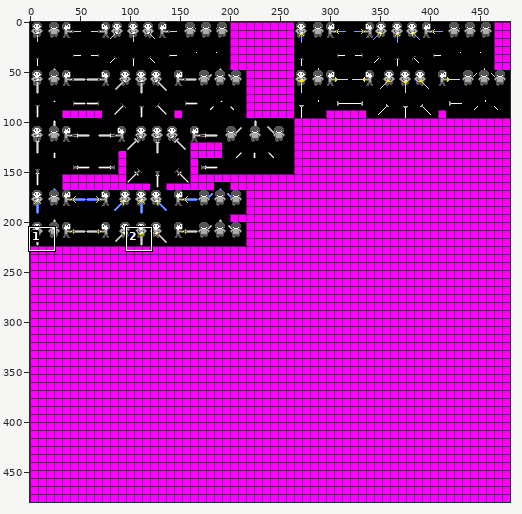
Sprite sheet -- res/Sprites/Player_Sprites/player_sword_sheet.png. Above: a wide view before the commit, with the close-up outlined.
Close-up. Earlier state:
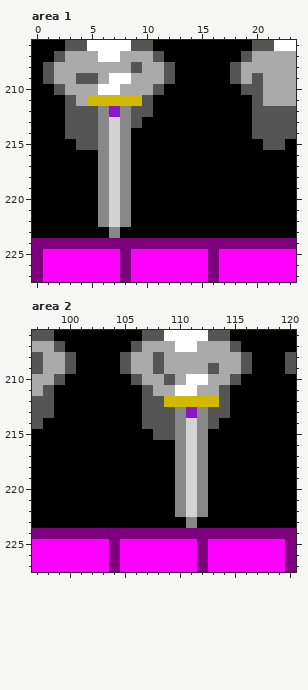
The file is 480x480 pixels. Colours within 5 levels of each other are drawn and written as one. Shown: area 1: x 0..23, y 206..227; area 2: x 97..120, y 206..227. The commit also changed other parts of the picture, which this record leaves out.
After:
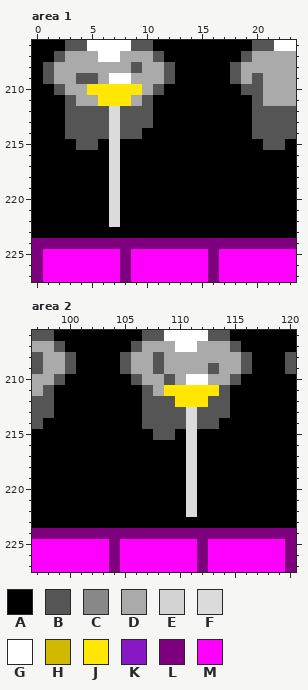
Palette (. is transparent): A #000000  B #555555  C #888888  D #aaaaaa  E #d3d3d3  F #dbdbdb  G #ffffff  H #d1b902  J #ffe603  K #8818c5  L #7f007f  M #ff00ff
The edit:
Area 1:
y 210: x 5..9 DGGDD -> JJJJJ
y 211: x 5..9 HHHHH -> DJJJD
y 212: x 6..8 CKC -> BFB
y 213: x 6..8 CEC -> BFB; x 10 A -> B
y 214: x 6..9 CECA -> BFBB
y 215..222: x 6..8 CEC -> AFA
y 223: x 7 C -> A
Area 2:
y 211: x 109..113 DGGDD -> JJJJJ
y 212: x 109..113 HHHHH -> BJJJB
y 213: x 110..112 CKC -> BFB
y 214: x 110..112 CEC -> BFB
y 215..222: x 110..112 CEC -> AFA
y 223: x 111 C -> A
Pixel boxes of the changes (left, top, right, bottom) in both close-ups:
changed: (87, 84, 153, 238)
changed: (164, 385, 219, 528)
